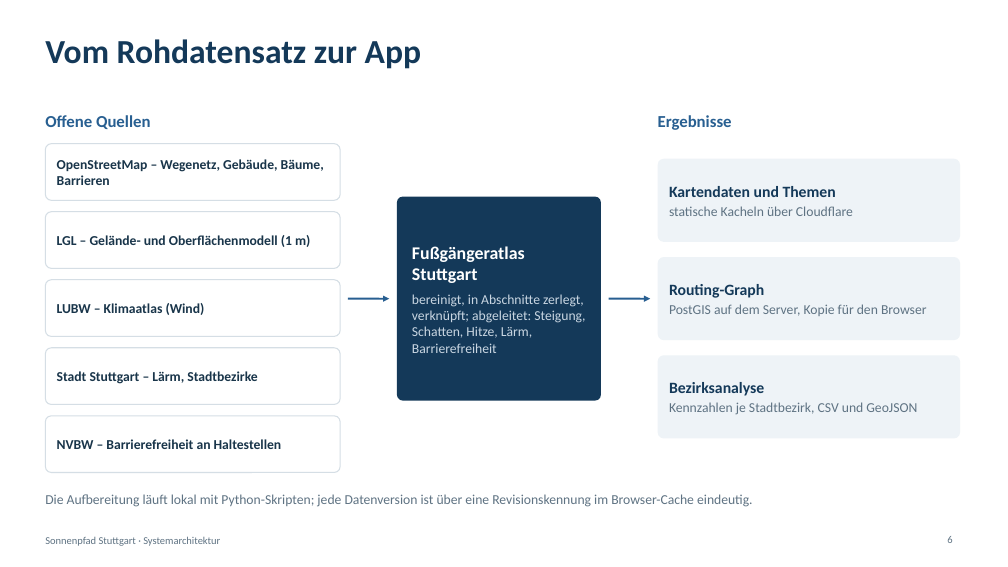
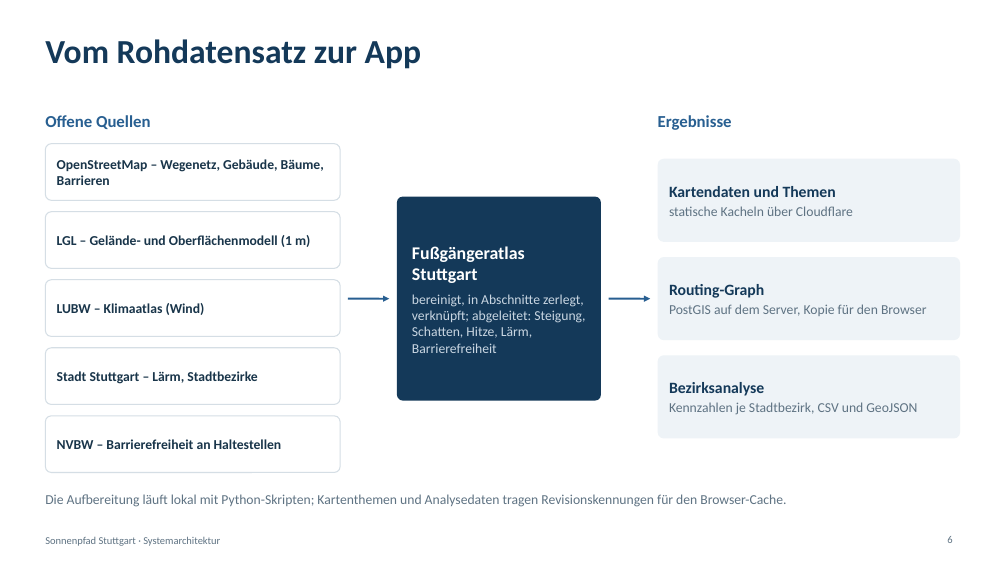
Before and after one commit to Reza-Bakhshi7/sonnenpfad-stuttgart, a slide deck: slide 6 of docs/architektur/Sonnenpfad-Systemarchitektur.pptx. Drawn at 1008x567 pixels with LibreOffice and Linux fonts; fonts in the diff are those of the drawing. Boxes give left, top, right and bottom in pixels: in the first picture for what was removed or moved away, otherwise in the second. Text is boxed around its words. In the diff, an @@ line names an element or a change of style, - is before the commit and + after.

```diff
--- a/docs/architektur/Sonnenpfad-Systemarchitektur.pptx
+++ b/docs/architektur/Sonnenpfad-Systemarchitektur.pptx
@@ text at (45,494,786,507): text changed @@
-Die Aufbereitung läuft lokal mit Python-Skripten; jede Datenversion ist über eine Revisionskennung im Browser-Cache eindeutig.
+Die Aufbereitung läuft lokal mit Python-Skripten; Kartenthemen und Analysedaten tragen Revisionskennungen für den Browser-Cache.
```
Also in this commit, not shown: 7 other slides changed, 32 other files.
